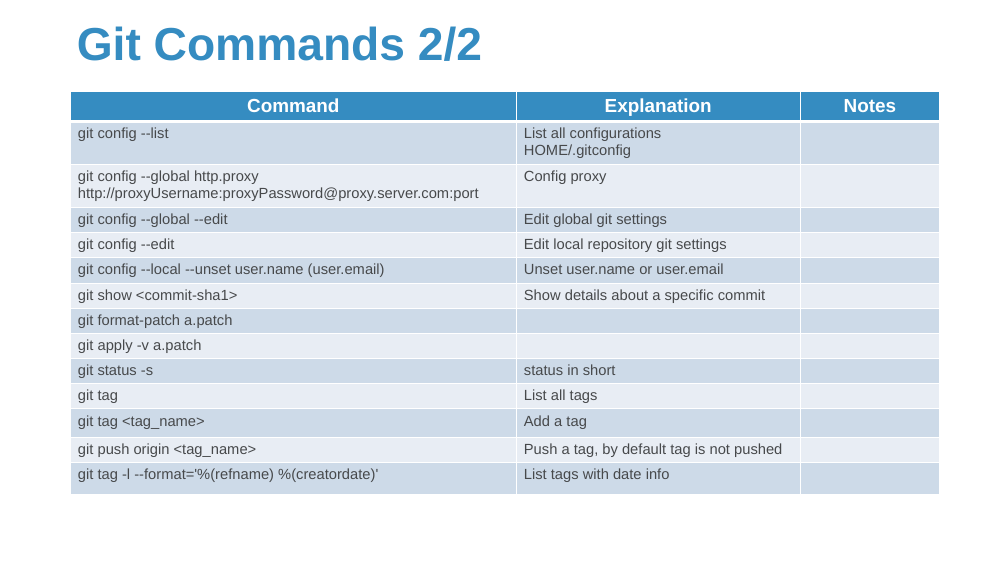
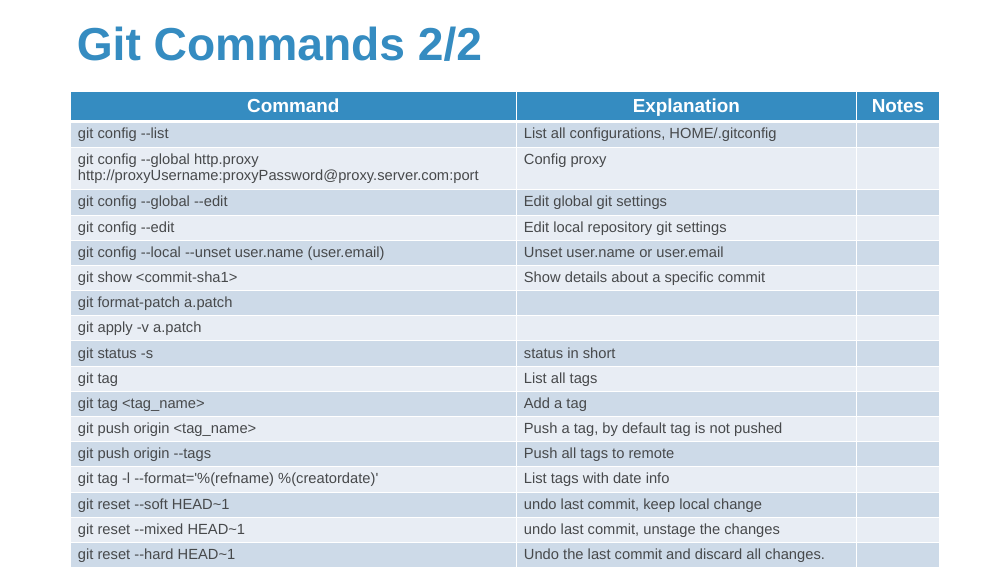
Before and after one commit to Sparks-Lu/TechNotes, a slide deck: slide 48 of Linux/Linux_Notes.pptx (slide 18 before the commit). Drawn at 1008x567 pixels with LibreOffice and Linux fonts; fonts in the diff are those of the drawing; background and template pictures are left out. Boxes give left, top, right and bottom in pixels: in the first picture for what was removed or moved away, otherwise in the second. Text is boxed around its words. In the diff, an @@ line names an element or a change of style, - is before the commit and + after.

```diff
--- a/Linux/Linux_Notes.pptx
+++ b/Linux/Linux_Notes.pptx
@@ table at (x1=70, y1=91, x2=940, y2=567) @@
-row 2, column 2: List all configurations / HOME/.gitconfig
+row 2, column 2: List all configurations, HOME/.gitconfig
+row 14: git push origin --tags | Push all tags to remote | 
+row 16: git reset --soft HEAD~1 | undo last commit, keep local change | 
+row 17: git reset --mixed HEAD~1 | undo last commit, unstage the changes | 
+row 18: git reset --hard HEAD~1 | Undo the last commit and discard all changes. | 
```
Also in this commit, not shown: 19 other slides changed, 19 slides added, 41 other files.
